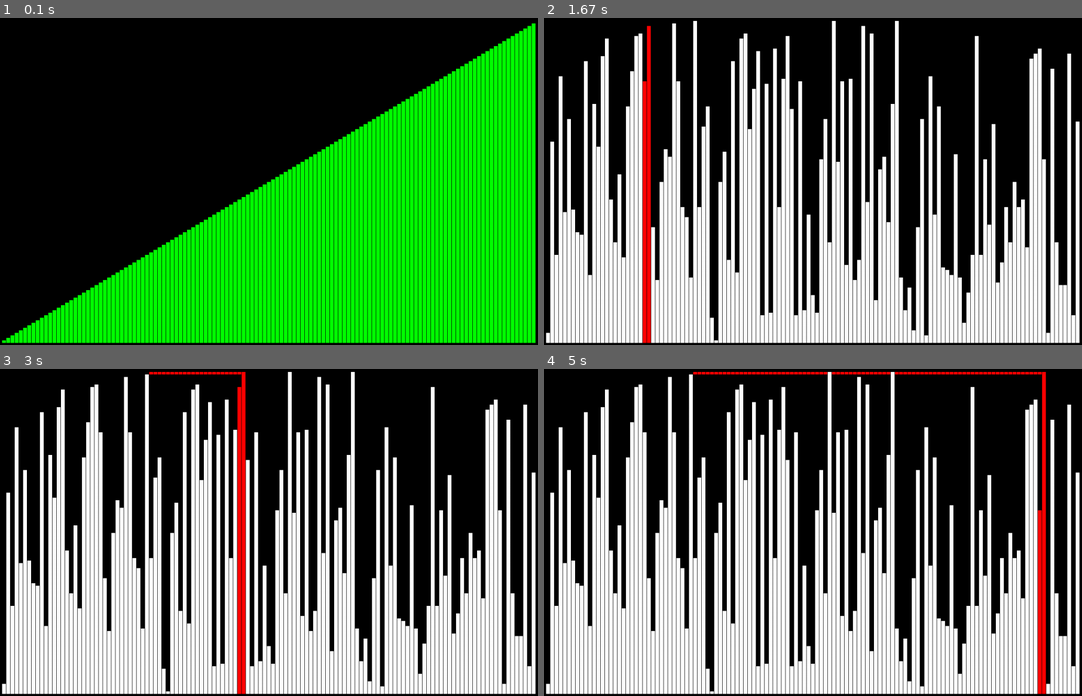
Above: before the commit, frames 1-4 (two rows, left to right).
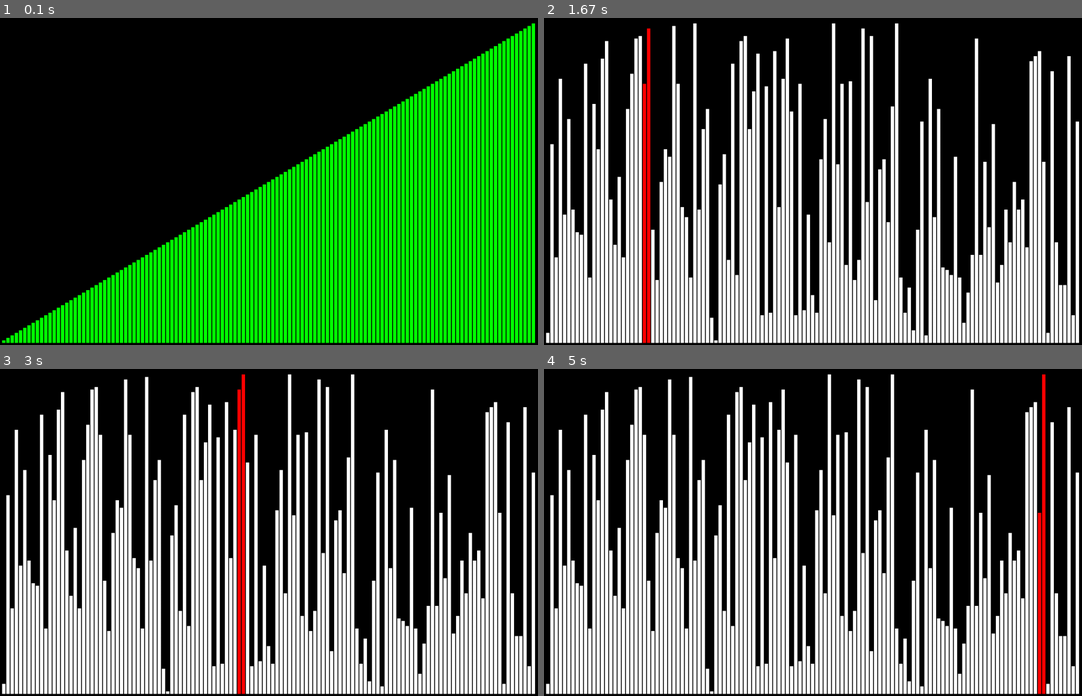
Above: after the commit, the same moments.

Repository: thiagolopes/sorting-algorithms-pygame
Game: pygame game, started from sort.py
Two runs of this game, one before a commit and one after it. Both use one fixed random seed, a clock stepped at 60 frames per second and the inputs below.
Inputs:
- Up to frame 1 (0.1 s): no input
- Up to frame 2 (1.67 s): tap Enter at 0.33 s; hold R 0.67-1.13 s; tap Space at 1.17, 1.57 s
- Up to frame 3 (3 s): tap Space at 1.87, 2.07, 2.4, 2.7, 2.9 s
- Up to frame 4 (5 s): tap Space at 3.2, 3.47, 3.8, 4.1, 4.23, 4.63, 4.93 s

The runs differ from the first frame. In frame 1, 11% of the frame differs, in the area x 1-100%, y 1-100%; in frame 2, 11%; in frame 3, 12%; in frame 4, 12%, in the area x 1-100%, y 0-100%.

Commit message:
Remove unecessary last_dirty_indexes clean

Diff:
--- a/sort.py
+++ b/sort.py
@@ -3,13 +3,6 @@
 
 import pygame
 from pygame import Vector2
-
-pygame.init()
-
-beep = pygame.mixer.Sound("beep.wav")
-beep.set_volume(0.05)
-screen = pygame.display.set_mode((1280, 780))
-pygame.display.set_caption("Bubble sort - <space> sort, <enter> reset")
 
 RUNNING = True
 TOTAL = 128
@@ -64,12 +57,14 @@
     def reset(self):
         self.steps_left = len(self.elements)
         self.index_step = START
+        self.dirty_index = []
         self.finished = False
-        self.dirty_index = []
         random.shuffle(self.elements)
 
 
 class Grid:
+    margin = 2
+
     def __init__(self, pos, size, screen):
         self.pos = pos
         self.size = size
@@ -81,19 +76,18 @@
         top = self.size.x // total
         left = self.size.y // total
 
-        width = top - 1
-        height = left
+        width = top - self.margin
+        height = left * element
 
         if width < 1:
             width = 1
 
-        pos = pygame.Rect(index * top, self.size.y - (element * left), width, height * element)
+        pos = pygame.Rect(index * top, self.size.y - (element * left), width, height)
         self.surface.fill(color, pos)
 
     def draw_clear_last_indexes(self):
         for ld in self.last_dirty_indexes:
             self.draw_index(ld, len(elements), elements[ld], "white")
-        self.last_dirty_indexes = []
 
     def draw(self, elements, dirty_index, finished):
         self.draw_clear_last_indexes()
@@ -113,6 +107,12 @@
 
         self.screen.blit(self.surface, self.pos)
 
+
+pygame.init()
+beep = pygame.mixer.Sound("beep.wav")
+beep.set_volume(0.05)
+screen = pygame.display.set_mode((1280, 780))
+pygame.display.set_caption("Bubble sort - <space> sort, <enter> reset")
 
 elements = list(range(START, TOTAL))
 bubble = BubbleSort(elements)
@@ -143,7 +143,7 @@
                 bubble = BubbleSort(elements)
             if event.key == pygame.K_r:
                 play = False
-                elements = [random.randint(START, TOTAL) for _ in range(START, TOTAL)]
+                elements = [random.randint(START, TOTAL - 1) for _ in range(START, TOTAL)]
                 bubble = BubbleSort(elements)
                 bubble.finished = False
 
